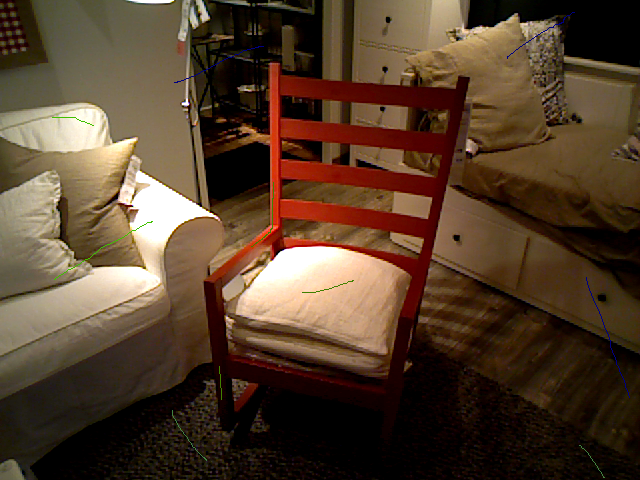
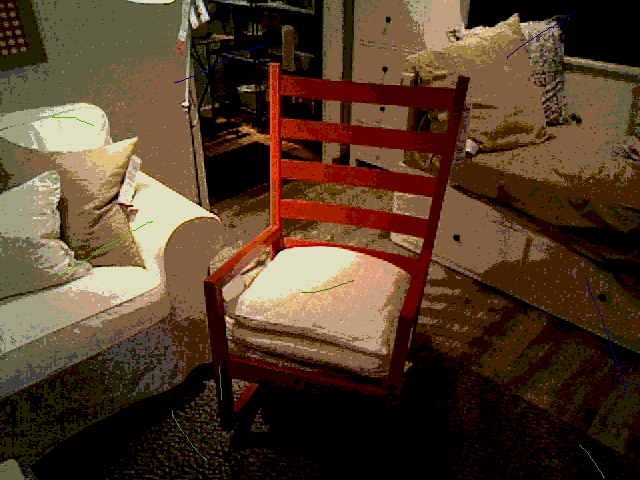
Layered file, before and after one edit (640 × 480). Changes by layer:
painted on "100_LivingLow.png" over [0, 0, 640, 480]
